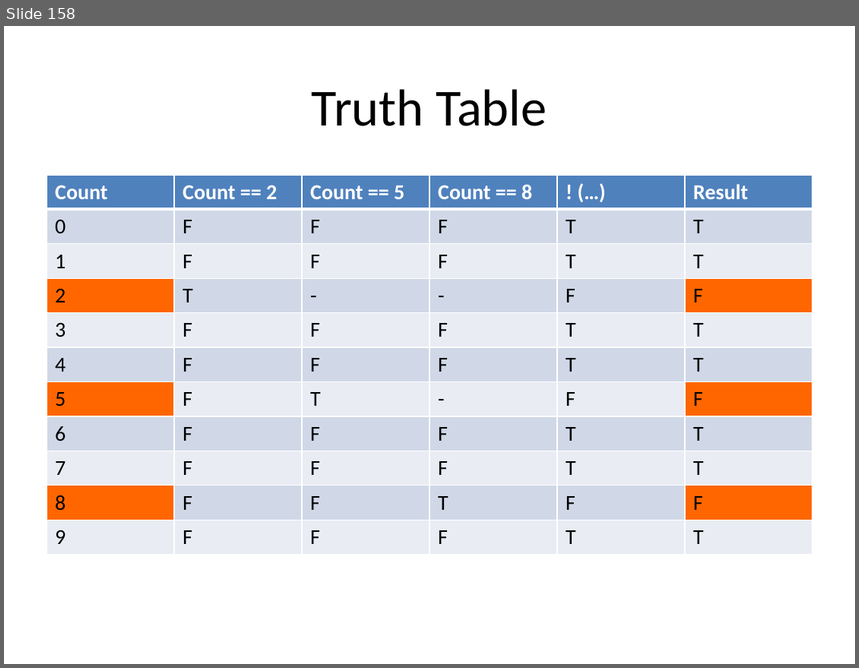
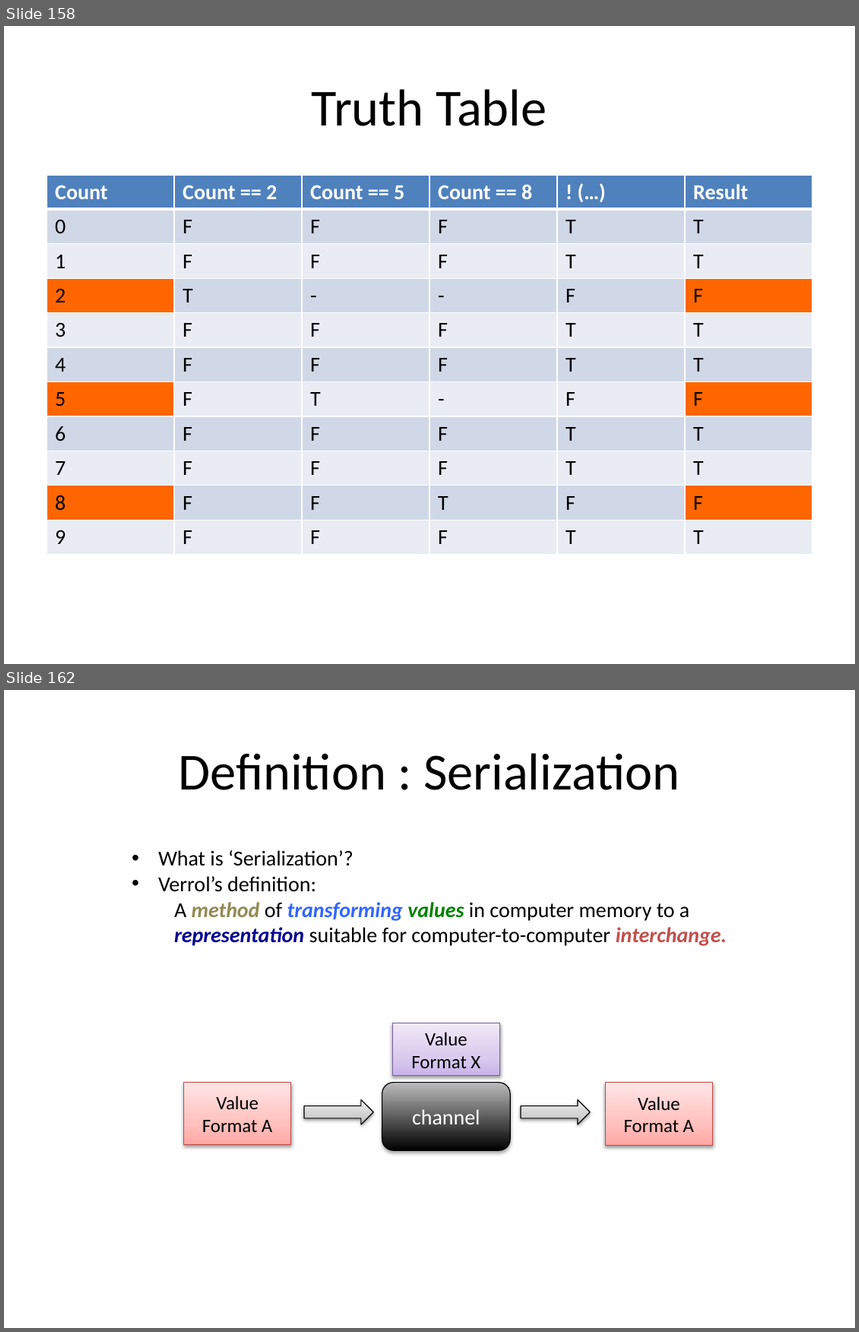
Before and after one commit to xiliax/web-programming-fundamentals, a slide deck: docs/learn-computer-programming.pptx. Shown one above the other, each under a label of ours: slide 158 before the commit, slides 158 and 162 after it; the slides between them are not shown. The pictures are 859x668 and 859x1332 pixels, drawn with LibreOffice and Linux fonts; fonts in the diff are those of the drawing. Boxes give left, top, right and bottom in pixels: in the first picture for what was removed or moved away, otherwise in the second. Text is boxed around its words. In the diff, an @@ line names an element or a change of style, - is before the commit and + after.

Commit message:
Updated document, slides and code example for c05s20 - JavaScript - Serialization With JSON

```diff
--- a/docs/learn-computer-programming.pptx
+++ b/docs/learn-computer-programming.pptx
@@ slide 162 added at [4, 690, 855, 1328], background #FFFFFF @@
@@ title added at [178, 753, 680, 790], 44 pt, text #000000 @@
+Definition : Serialization
@@ text added at [158, 850, 727, 946], 18 pt, text #000000 @@
+• What is ‘Serialization’?
+• Verrol’s definition:
+  A method of transforming values in computer memory to a representation suitable for computer-to-computer interchange.
@@ rectangle added at [393, 1023, 500, 1075], fill gradient #C9B5E8 to #D8CBEE to #F0EAF9, outline #7D60A0 0.75 pt, 16 pt, text #000000 @@
+Value
+Format X
@@ rectangle added at [183, 1082, 291, 1144], fill gradient #FFA6A5 to #FFC0BF to #FFE7E7, outline #BF4C48 0.75 pt, 16 pt, text #000000 @@
+Value
+Format A
@@ rounded rectangle added at [382, 1082, 510, 1151], fill gradient #000000 to #BDBDBD, outline #000000 0.75 pt, 18 pt, text #FFFFFF @@
+channel
@@ rectangle added at [606, 1083, 713, 1145], fill gradient #FFA6A5 to #FFC0BF to #FFE7E7, outline #BF4C48 0.75 pt, 16 pt, text #000000 @@
+Value
+Format A
@@ right arrow added at [304, 1100, 373, 1125], fill gradient #BDBDBD to #D1D1D1 to #EEEEEE, outline #000000 0.75 pt @@
@@ right arrow added at [521, 1100, 590, 1125], fill gradient #BDBDBD to #D1D1D1 to #EEEEEE, outline #000000 0.75 pt @@
```
Also in this commit, not shown: 1 slide changed, 5 other slides added, 10 other files.
